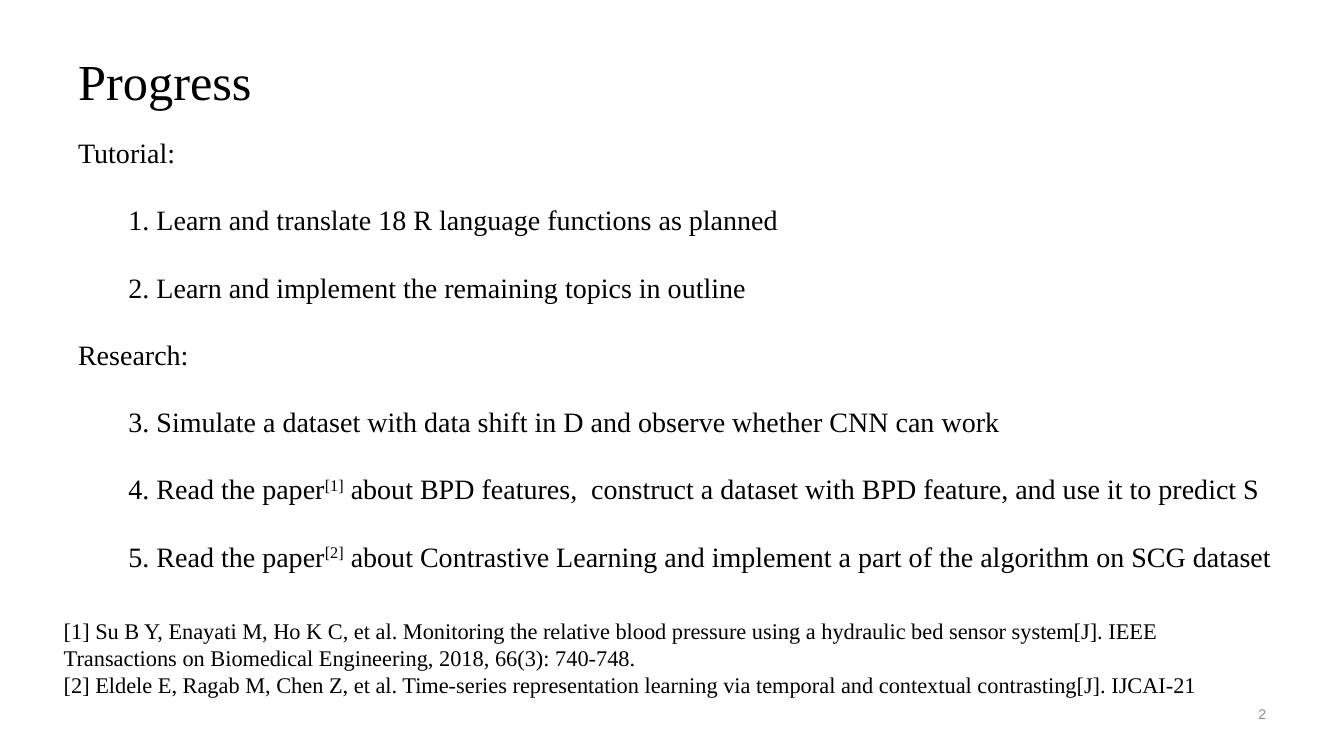
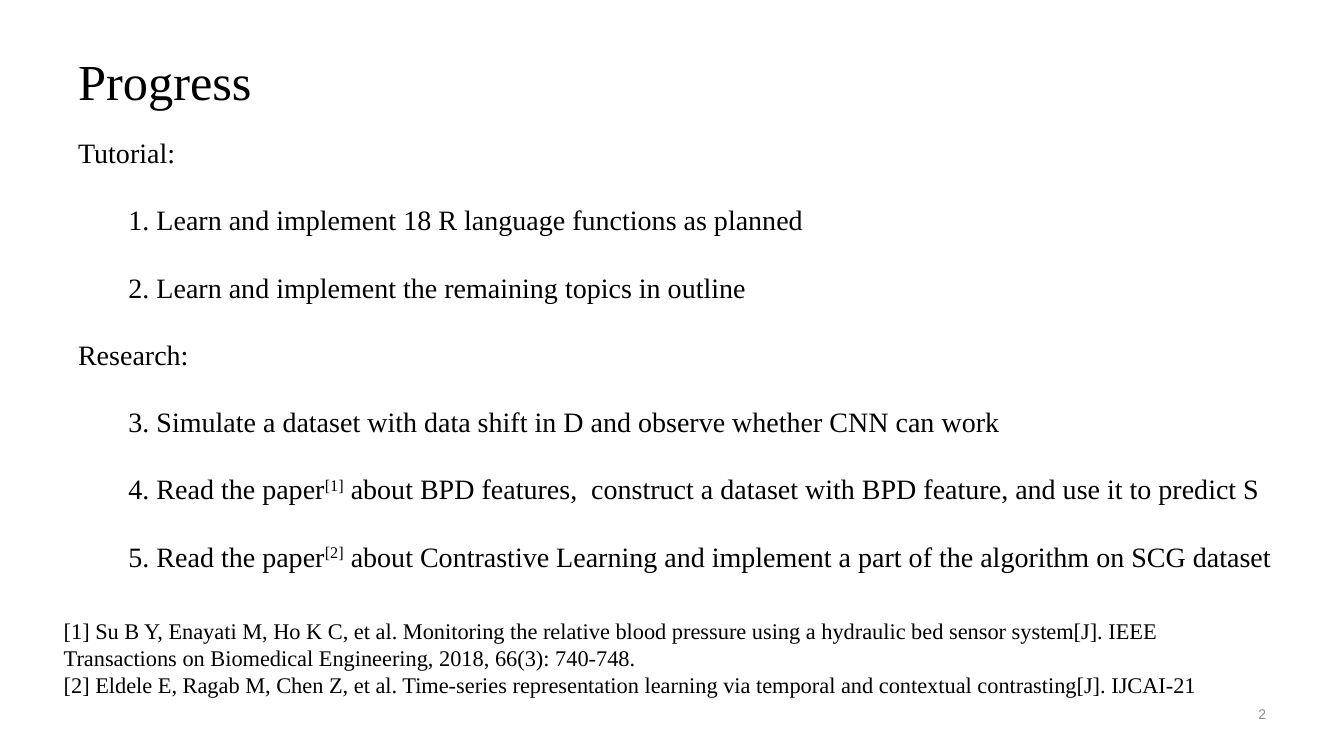
Before and after one commit to darcy1zhang/Presentation, a slide deck: slide 2 of 2023.9.11.pptx. Drawn at 1344x756 pixels with LibreOffice and Linux fonts; fonts in the diff are those of the drawing. Boxes give left, top, right and bottom in pixels: in the first picture for what was removed or moved away, otherwise in the second. Text is boxed around its words. In the diff, an @@ line names an element or a change of style, - is before the commit and + after.

```diff
--- a/2023.9.11.pptx
+++ b/2023.9.11.pptx
@@ text at [128,210,803,236]: text changed @@
-1. Learn and translate 18 R language functions as planned
+1. Learn and implement 18 R language functions as planned
```
Also in this commit, not shown: 3 other slides changed, 1 other file.
